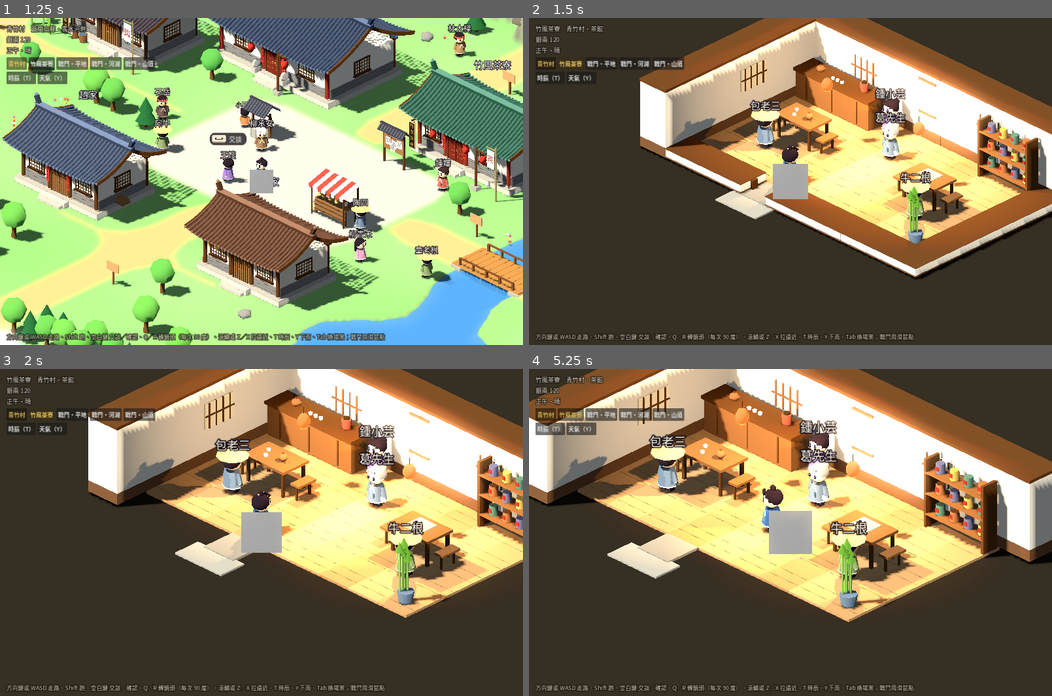
Above: before the commit, frames 1-4 (two rows, left to right).
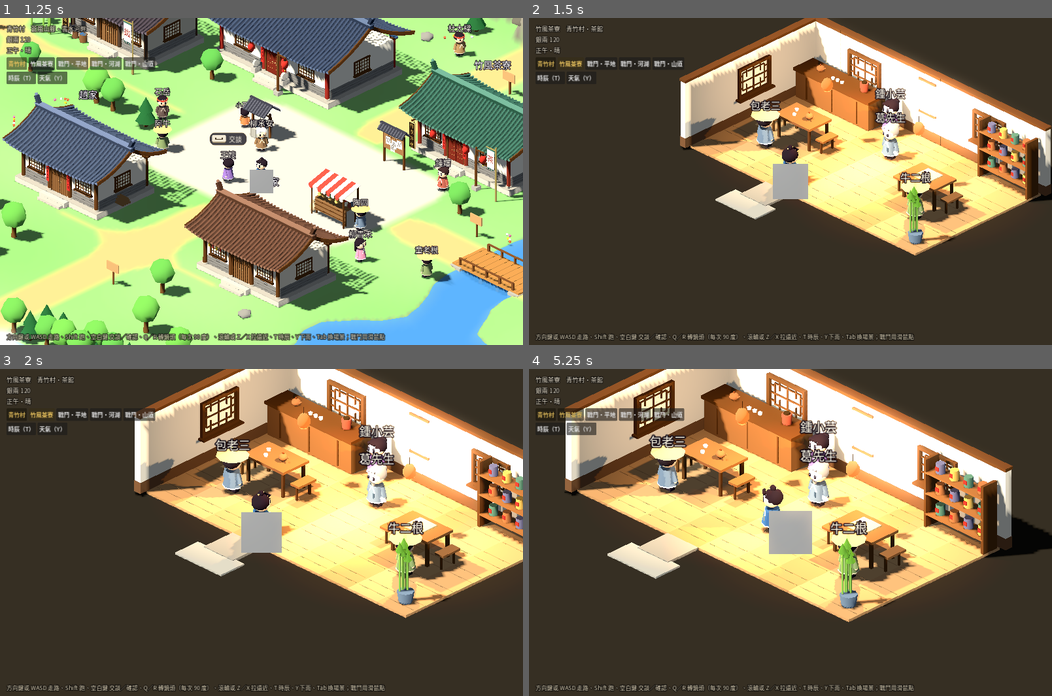
Above: after the commit, the same moments.

Repository: aidankaokao/wuxia-pixel-game
Game: Godot game, scene res://scenes/main.tscn
Two runs of this game, one before a commit and one after it. Both use one fixed random seed, a clock stepped at 60 frames per second and the inputs below.
Inputs (mouse positions are in pixels of both pictures, inside the frame that each line leads up to):
- Up to frame 1 (1.25 s): click "青竹村" at 0.5 s
- Up to frame 2 (1.5 s): click "竹風茶寮" at 1.25 s
- Up to frame 3 (2 s): no input
- Up to frame 4 (5.25 s): tap Enter at 2, 4.35 s; move the mouse to (905, 516) at 2.02 s; hold Right 2.03-2.78 s; hold Z 2.03-2.78 s; click (905, 516) at 2.17 s; tap Space at 2.27, 2.57, 3.02, 3.32, 4.52, 4.82 s; move the mouse to (685, 548) at 2.77 s; hold Down 2.78-3.53 s; tap X at 2.85 s; move the mouse to (842, 460) at 3.52 s; hold Right 3.53-4.28 s; hold Shift 3.53-4.28 s; move the mouse to (764, 597) at 4.27 s; hold Up 4.28-5.03 s; click (764, 597) at 4.42 s; move the mouse to (947, 581) at 5.02 s; hold Left from 5.03 s (still down); tap Keypad Enter at 5.1 s

Frame 1 is identical in both runs. In frame 2, 15% of the frame differs, in the area x 21-100%, y 0-80%; in frame 3, 8.1%; in frame 4, 11%.

Commit message:
Godot 版室內：薄牆、步步錦窗與窗光、進屋不再閃現近牆
Co-Authored-By: Claude Opus 5.5 <noreply@anthropic.com>

Diff:
--- a/godot/scripts/room.gd
+++ b/godot/scripts/room.gd
@@ -8,6 +8,8 @@
 ## - 屋裡的人站在原地，按空白鍵交談（說網頁版的台詞）；對著門口按空白鍵就回村裡。
 
 const WALL_H := 2.1
+## 牆的厚度：牆貼在牆格靠屋裡的那一邊（牆格其他地方是屋外，空著）
+const WALL_T := 0.2
 
 ## 房間的樣式：地板顏色、是不是石板地、牆色、牆腳色、北牆要不要掛山水
 const THEMES := {
@@ -23,6 +25,7 @@
 ## 轉角：{node, sides: [兩面牆]}，有一面立著就立著
 var corners: Array = []
 var th: Dictionary
+var _settled := false
 
 
 func open(id: String) -> void:
@@ -110,10 +113,27 @@
 				on.append("e")
 			var seg := Node3D.new()
 			seg.position = w3(x, y)
-			seg.add_child(Mk.box(Vector3(1.0, WALL_H, 1.0), Color(th.wall), Vector3(0, WALL_H / 2.0, 0)))
-			seg.add_child(Mk.box(Vector3(1.02, 0.3 if not th.stone else 0.6, 1.02), Color(th.base), Vector3(0, 0.15 if not th.stone else 0.3, 0)))
+			# 牆只佔靠屋裡的那一條：北牆貼這一格的南緣、西牆貼東緣……；轉角只立一根小方柱接起兩面牆
+			var inner := 0.5 - WALL_T / 2.0
+			var off := Vector3.ZERO
+			var size := Vector3(1.0, 0, 1.0)
+			if on.has("n"):
+				off.z = inner
+				size.z = WALL_T
+			if on.has("s"):
+				off.z = -inner
+				size.z = WALL_T
+			if on.has("w"):
+				off.x = inner
+				size.x = WALL_T
+			if on.has("e"):
+				off.x = -inner
+				size.x = WALL_T
+			var base_h := 0.3 if not th.stone else 0.6
+			seg.add_child(Mk.box(Vector3(size.x, WALL_H, size.z), Color(th.wall), off + Vector3(0, WALL_H / 2.0, 0)))
+			seg.add_child(Mk.box(Vector3(size.x + 0.02, base_h, size.z + 0.02), Color(th.base), off + Vector3(0, base_h / 2.0, 0)))
 			# 牆頂的木條（略高於牆面，避免兩個面疊在同一個高度上閃爍）
-			seg.add_child(Mk.box(Vector3(1.04, 0.08, 1.04), Color("5a3a22"), Vector3(0, WALL_H + 0.03, 0)))
+			seg.add_child(Mk.box(Vector3(size.x + 0.04, 0.08, size.z + 0.04), Color("5a3a22"), off + Vector3(0, WALL_H + 0.03, 0)))
 			if on.size() >= 2:
 				add_child(seg)
 				corners.append({"node": seg, "sides": on})
@@ -123,18 +143,61 @@
 	for e in data.exits:
 		var t: Array = e.tiles[0]
 		for dx in [-0.48, 0.48]:
-			sides["s"].add_child(Mk.box(Vector3(0.14, WALL_H, 0.2), Color("5a3a22"), w3(t[0], t[1], WALL_H / 2.0) + Vector3(dx, 0, 0)))
-
-
-## 格子窗：掛在某面牆的內側（normal 是朝屋裡的方向）
+			sides["s"].add_child(Mk.box(Vector3(0.14, WALL_H, WALL_T + 0.06), Color("5a3a22"), w3(t[0], t[1], WALL_H / 2.0) + Vector3(dx, 0, -(0.5 - WALL_T / 2.0))))
+
+
+## 窗：嵌在牆上的木窗框（有深度）、透著外頭天光的窗紙、步步錦的窗櫺、窗台，地上一塊斜斜的光
+## （normal 是朝屋裡的方向；整扇窗跟著那面牆一起立起或收掉）
 func _window(side: String, at: Vector3, normal: Vector3) -> void:
 	var g := Node3D.new()
 	g.position = at
 	g.rotation.y = atan2(normal.x, normal.z)
-	g.add_child(Mk.box(Vector3(1.0, 0.7, 0.04), Color("f0e2b8"), Vector3.ZERO))
-	for i in 4:
-		g.add_child(Mk.box(Vector3(0.03, 0.7, 0.06), Color("6a4428"), Vector3(-0.36 + i * 0.24, 0, 0.02)))
-	g.add_child(Mk.box(Vector3(1.0, 0.03, 0.06), Color("6a4428"), Vector3(0, 0, 0.02)))
+	var wood := Color("5a3a22")
+	var ww := 1.1
+	var hh := 0.8
+	# 窗紙：外面的天光透進來（微微發亮）
+	var paper := Mk.box(Vector3(ww, hh, 0.02), Color("fbf0d4"), Vector3(0, 0, -0.03))
+	var pm := StandardMaterial3D.new()
+	pm.albedo_color = Color("fbf0d4")
+	pm.emission_enabled = true
+	pm.emission = Color("ffe8b8")
+	pm.emission_energy_multiplier = 0.45
+	paper.material_override = pm
+	g.add_child(paper)
+	# 窗框：四邊有厚度，往屋裡凸一點
+	for sy in [-1, 1]:
+		g.add_child(Mk.box(Vector3(ww + 0.16, 0.08, 0.12), wood, Vector3(0, sy * (hh / 2.0 + 0.04), 0.02)))
+	for sx in [-1, 1]:
+		g.add_child(Mk.box(Vector3(0.08, hh + 0.16, 0.12), wood, Vector3(sx * (ww / 2.0 + 0.04), 0, 0.02)))
+	# 步步錦：外圈一道細框，裡面長短交錯的木條
+	var lc := Color("6a4428")
+	var inset := 0.12
+	for sy in [-1, 1]:
+		g.add_child(Mk.box(Vector3(ww - inset * 2, 0.025, 0.04), lc, Vector3(0, sy * (hh / 2.0 - inset), 0.0)))
+	for sx in [-1, 1]:
+		g.add_child(Mk.box(Vector3(0.025, hh - inset * 2, 0.04), lc, Vector3(sx * (ww / 2.0 - inset), 0, 0.0)))
+	g.add_child(Mk.box(Vector3(0.025, hh, 0.04), lc, Vector3(0, 0, 0.0)))
+	g.add_child(Mk.box(Vector3(ww, 0.025, 0.04), lc, Vector3(0, 0, 0.0)))
+	for sx in [-1, 1]:
+		for sy in [-1, 1]:
+			g.add_child(Mk.box(Vector3(0.025, inset, 0.04), lc, Vector3(sx * ww / 4.0, sy * (hh / 2.0 - inset / 2.0), 0.0)))
+			g.add_child(Mk.box(Vector3(inset, 0.025, 0.04), lc, Vector3(sx * (ww / 2.0 - inset / 2.0), sy * hh / 4.0, 0.0)))
+			g.add_child(Mk.box(Vector3(0.025, (hh / 2.0 - inset) * 0.55, 0.04), lc, Vector3(sx * ww / 4.0, sy * hh / 4.0, 0.0)))
+	# 窗台
+	g.add_child(Mk.box(Vector3(ww + 0.3, 0.05, 0.2), wood, Vector3(0, -hh / 2.0 - 0.1, 0.08)))
+	# 地上的光：從窗口斜斜灑進屋裡的一塊亮
+	var patch := MeshInstance3D.new()
+	var qm := PlaneMesh.new()
+	qm.size = Vector2(ww * 0.9, 1.2)
+	patch.mesh = qm
+	var lm := StandardMaterial3D.new()
+	lm.albedo_color = Color(1.0, 0.9, 0.65, 0.16)
+	lm.transparency = BaseMaterial3D.TRANSPARENCY_ALPHA
+	lm.shading_mode = BaseMaterial3D.SHADING_MODE_UNSHADED
+	patch.material_override = lm
+	patch.position = Vector3(0.25, -at.y + 0.012, 0.9)
+	patch.rotation.y = 0.2
+	g.add_child(patch)
 	sides[side].add_child(g)
 
 
@@ -149,11 +212,11 @@
 		return false
 	for x in [W / 2.0 - 2.5, W / 2.0 + 2.5]:
 		if not on_wall.call(x, 0.5):
-			_window("n", Vector3(ox + x, 1.3, back_z + 0.02), Vector3(0, 0, 1))
+			_window("n", Vector3(ox + x, 1.25, back_z + 0.02), Vector3(0, 0, 1))
 	if not on_wall.call(0.5, H / 2.0):
-		_window("w", Vector3(ox + 1.02, 1.3, oz + H / 2.0), Vector3(1, 0, 0))
+		_window("w", Vector3(ox + 1.02, 1.25, oz + H / 2.0), Vector3(1, 0, 0))
 	if not on_wall.call(W - 0.5, H / 2.0):
-		_window("e", Vector3(ox + W - 1.02, 1.3, oz + H / 2.0), Vector3(-1, 0, 0))
+		_window("e", Vector3(ox + W - 1.02, 1.25, oz + H / 2.0), Vector3(-1, 0, 0))
 	var sx := ox + W / 2.0
 	var n: Node3D = sides["n"]
 	if not th.scroll:
@@ -641,7 +704,9 @@
 	super._process(dt)
 	var c := Vector3(sin(rig.yaw), 0, cos(rig.yaw))
 	var shown := {"n": c.z > 0.01, "s": c.z < -0.01, "w": c.x > 0.01, "e": c.x < -0.01}
-	var k := minf(1.0, dt * 10.0)
+	# 剛進屋的第一格畫面直接到位（不要讓靠鏡頭的牆先出現再消失）
+	var k := minf(1.0, dt * 10.0) if _settled else 1.0
+	_settled = true
 	for sd in sides:
 		_raise(sides[sd], shown[sd], k)
 	for cn in corners:
Not shown, changed: PLAN.md
